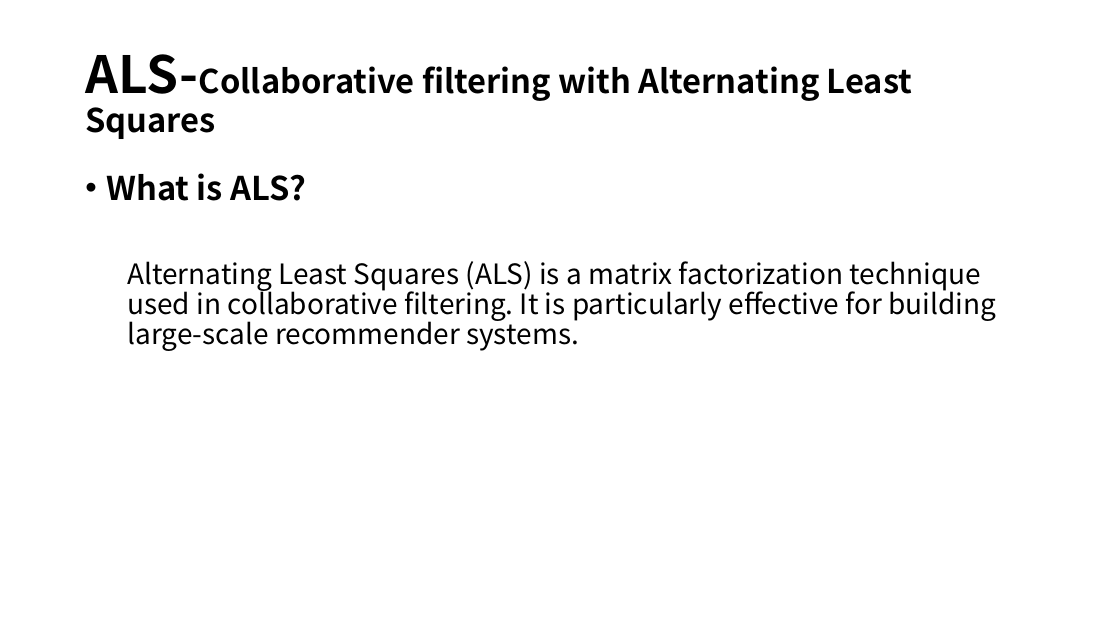
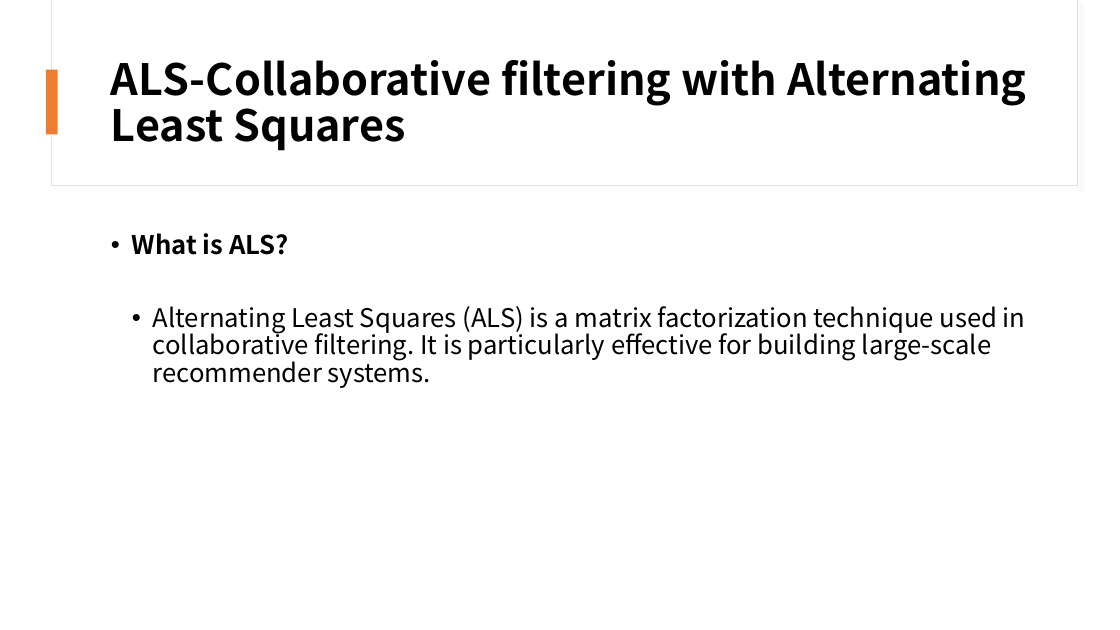
Before and after one commit to susie682/752-project, a slide deck: slide 6 of Commerce Product Recommendation with Spark ML-PPT.pptx. Drawn at 1120x630 pixels with LibreOffice and Linux fonts; fonts in the diff are those of the drawing. Boxes give left, top, right and bottom in pixels: in the first picture for what was removed or moved away, otherwise in the second. Text is boxed around its words. In the diff, an @@ line names an element or a change of style, - is before the commit and + after.

```diff
--- a/Commerce Product Recommendation with Spark ML-PPT.pptx
+++ b/Commerce Product Recommendation with Spark ML-PPT.pptx
@@ rectangle added at [51, 0, 1077, 186], fill #FFFFFF, outline #E1E1E1 0.75 pt @@
@@ rectangle added at [52, 0, 1077, 185], fill #FFFFFF @@
@@ text "ALS-Collaborative filtering with Alternating Least ...": place and size @@
-text "ALS-Collaborative filtering with Alternating Least ..." at [86, 54, 912, 139]
+text "ALS-Collaborative filtering with Alternating Least ..." at [111, 60, 1026, 151]
@@ text "ALS-Collaborative filtering with Alternating Least ..." at [111, 60, 1026, 151]: size 44 to 37 pt in "ALS-Collaborative"; size 28 to 37 pt; more space between paragraphs @@
@@ rectangle added at [46, 70, 58, 134], fill #ED7D31 @@
@@ text "What is ALS?": place and size @@
-text "What is ALS?" at [106, 173, 997, 351]
+text "What is ALS?" at [132, 233, 1026, 388]
@@ text "What is ALS?" at [132, 233, 1026, 388]: size 28 to 22 pt in "What is ALS?"; size 24 to 22 pt; bullet none to • @@
```
Also in this commit, not shown: 10 other slides changed, 4 slides added, 6 slides removed.
